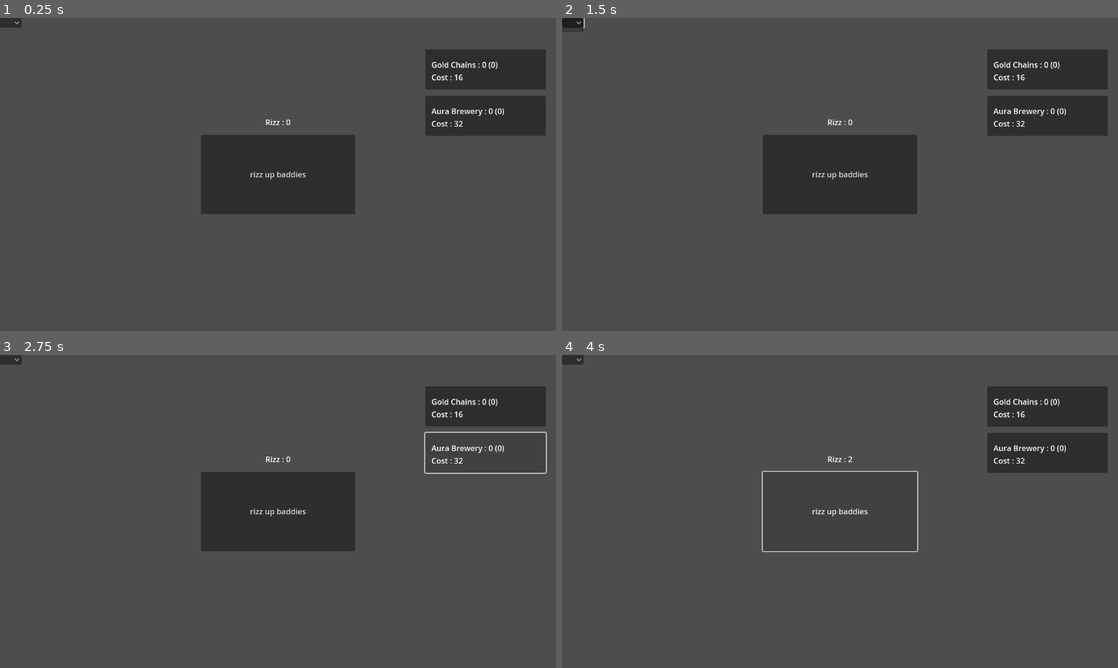
Above: before the commit, frames 1-4 (two rows, left to right).
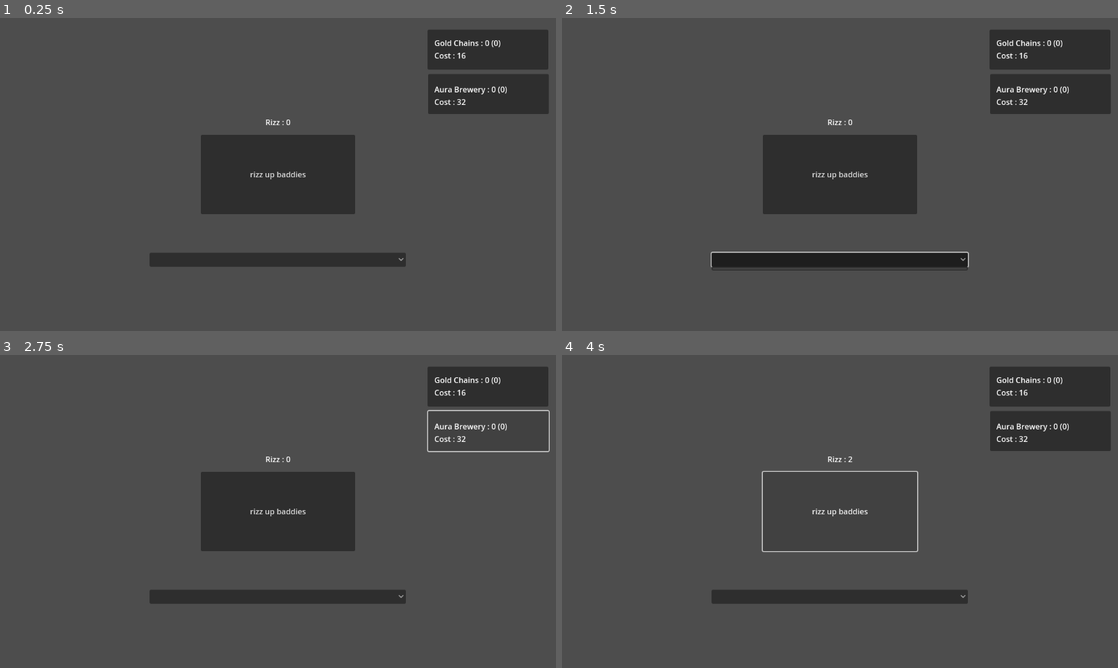
Above: after the commit, the same moments.

Repository: BlueDinoKing/sigmaclicker
Game: Godot game, scene res://scenes/clicker.tscn
Same seed, same stepped clock (60 frames per second), same inputs: the game is played once before the commit and once after it.
Inputs (mouse positions are in pixels of both pictures, inside the frame that each line leads up to; where the layout moved, square brackets give the same spot in the first picture):
- Up to frame 1 (0.25 s): no input
- Up to frame 2 (1.5 s): click "Gold Chains : 0 (0) Cost : 16" at 0.5 s; click (840, 259) [573, 24] at 1.25 s
- Up to frame 3 (2.75 s): click "Aura Brewery : 0 (0) Cost : 32" at 2 s
- Up to frame 4 (4 s): click "rizz up baddies" at 2.75 s; click "rizz up baddies" at 3.5 s

The runs differ from the first frame. In frame 1, 6.1% of the frame differs, in the area x 0-99%, y 0-80%; in frame 2, 6.6%, in the area x 0-99%, y 0-81%; in frame 3, 4.7%; in frame 4, 6.1%.

Commit message:
a

Diff:
--- a/scenes/clicker.tscn
+++ b/scenes/clicker.tscn
@@ -15,10 +15,10 @@
 script = ExtResource("1_gdsq0")
 label = NodePath("total rizz")
 button = NodePath("rizz up baddies")
-goldChainsLabel = NodePath("gold chains/Label")
-goldChainsButton = NodePath("gold chains")
-darkLabel = NodePath("dark and mysterious/Label")
-darkButton = NodePath("dark and mysterious")
+goldChainsLabel = NodePath("Label/gold chains/Label")
+goldChainsButton = NodePath("Label/gold chains")
+darkLabel = NodePath("Label/dark and mysterious/Label")
+darkButton = NodePath("Label/dark and mysterious")
 auraTimer = NodePath("aura")
 upgradesMenu = NodePath("OptionButton")
 
@@ -55,26 +55,33 @@
 horizontal_alignment = 1
 vertical_alignment = 1
 
-[node name="gold chains" type="Button" parent="."]
-custom_minimum_size = Vector2(150, 50)
-layout_mode = 0
-offset_left = 881.0
-offset_top = 65.0
-offset_right = 1131.0
-offset_bottom = 148.0
-theme = SubResource("Theme_4dnqd")
+[node name="aura" type="Timer" parent="."]
 
-[node name="Label" type="Label" parent="gold chains"]
-layout_mode = 0
-offset_left = 13.0
-offset_top = 20.0
-offset_right = 229.0
-offset_bottom = 67.0
-text = "Gold Chains : 0 (0)
-Cost : 16"
-vertical_alignment = 1
+[node name="OptionButton" type="OptionButton" parent="."]
+layout_mode = 1
+anchors_preset = 8
+anchor_left = 0.5
+anchor_top = 0.5
+anchor_right = 0.5
+anchor_bottom = 0.5
+offset_left = -266.0
+offset_top = 162.0
+offset_right = 265.0
+offset_bottom = 191.0
+grow_horizontal = 2
+grow_vertical = 2
+allow_reselect = true
 
-[node name="dark and mysterious" type="Button" parent="."]
+[node name="Label" type="Label" parent="."]
+layout_mode = 1
+anchors_preset = 1
+anchor_left = 1.0
+anchor_right = 1.0
+offset_left = -40.0
+offset_bottom = 23.0
+grow_horizontal = 0
+
+[node name="dark and mysterious" type="Button" parent="Label"]
 custom_minimum_size = Vector2(150, 50)
 layout_mode = 1
 anchors_preset = 6
@@ -82,15 +89,15 @@
 anchor_top = 0.5
 anchor_right = 1.0
 anchor_bottom = 0.5
-offset_left = -271.0
-offset_top = -163.0
-offset_right = -21.0
-offset_bottom = -80.0
+offset_left = -265.0
+offset_top = 104.5
+offset_right = -15.0
+offset_bottom = 187.5
 grow_horizontal = 0
 grow_vertical = 2
 theme = SubResource("Theme_4dnqd")
 
-[node name="Label" type="Label" parent="dark and mysterious"]
+[node name="Label" type="Label" parent="Label/dark and mysterious"]
 layout_mode = 0
 offset_left = 13.0
 offset_top = 20.0
@@ -100,17 +107,27 @@
 Cost : 32"
 vertical_alignment = 1
 
-[node name="aura" type="Timer" parent="."]
+[node name="gold chains" type="Button" parent="Label"]
+custom_minimum_size = Vector2(150, 50)
+offset_left = -226.0
+offset_top = 24.0
+offset_right = 24.0
+offset_bottom = 107.0
+theme = SubResource("Theme_4dnqd")
 
-[node name="OptionButton" type="OptionButton" parent="."]
+[node name="Label" type="Label" parent="Label/gold chains"]
 layout_mode = 0
-offset_right = 45.0
-offset_bottom = 20.0
-allow_reselect = true
+offset_left = 14.0
+offset_top = 16.0
+offset_right = 230.0
+offset_bottom = 65.0
+text = "Gold Chains : 0 (0)
+Cost : 16"
+vertical_alignment = 1
 
 [connection signal="button_down" from="rizz up baddies" to="." method="_on_button_button_down"]
 [connection signal="pressed" from="rizz up baddies" to="." method="_on_button_pressed"]
-[connection signal="pressed" from="gold chains" to="." method="_on_gold_chains_pressed"]
-[connection signal="pressed" from="dark and mysterious" to="." method="_on_dark_and_mysterious_pressed"]
 [connection signal="timeout" from="aura" to="." method="_on_aura_timeout"]
 [connection signal="item_selected" from="OptionButton" to="." method="_on_option_button_item_selected"]
+[connection signal="pressed" from="Label/dark and mysterious" to="." method="_on_dark_and_mysterious_pressed"]
+[connection signal="pressed" from="Label/gold chains" to="." method="_on_gold_chains_pressed"]
Not shown, changed: docs/index.pck
